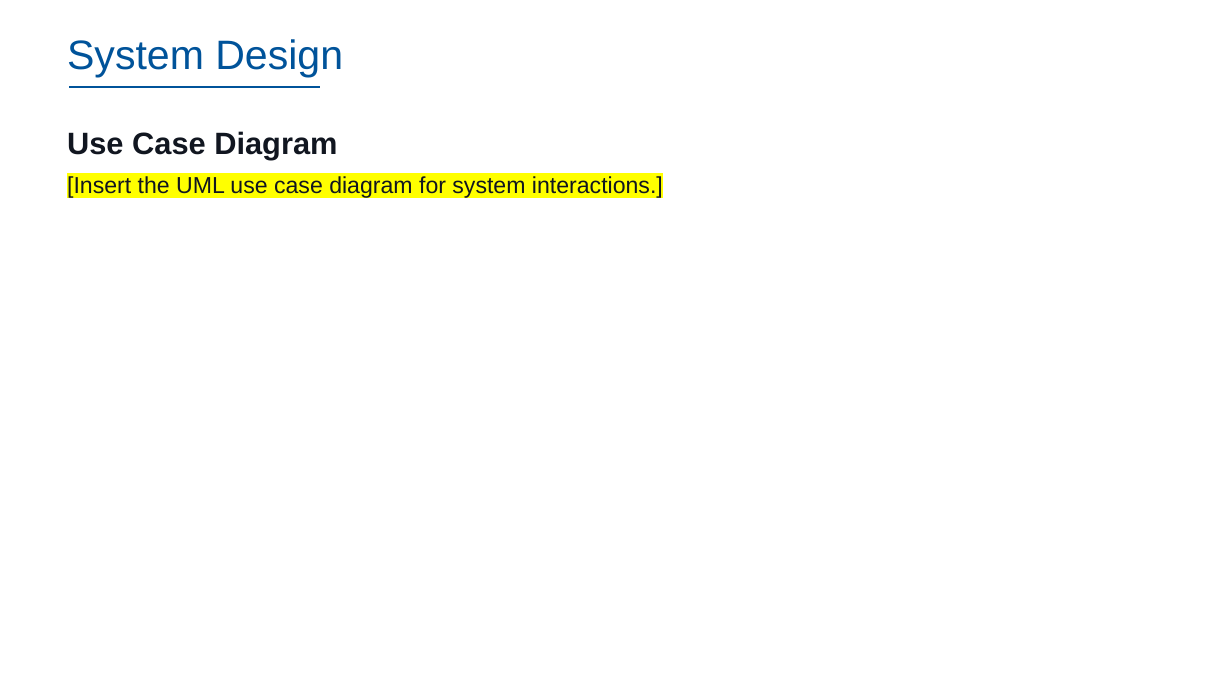
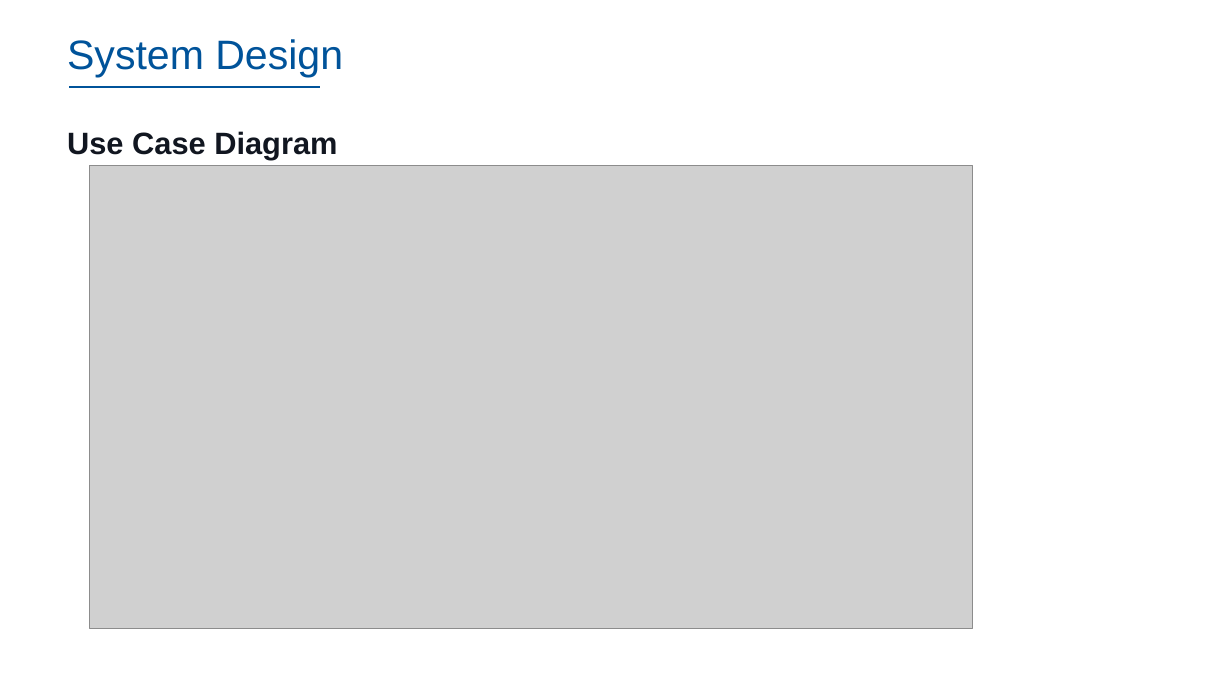
Before and after one commit to dennislamcv1/IBMSA, a slide deck: slide 29 of Systems Analyst Capstone Project/Final SubmissionDL.pptx. Drawn at 1232x693 pixels with LibreOffice and Linux fonts; fonts in the diff are those of the drawing; grey boxes stand for pictures; background and template pictures are left out. Boxes give left, top, right and bottom in pixels: in the first picture for what was removed or moved away, otherwise in the second. Text is boxed around its words. In the diff, an @@ line names an element or a change of style, - is before the commit and + after.

```diff
--- a/Systems Analyst Capstone Project/Final SubmissionDL.pptx
+++ b/Systems Analyst Capstone Project/Final SubmissionDL.pptx
@@ text at box(67, 176, 663, 199): paragraph removed @@
-[Insert the UML use case diagram for system interactions.]
@@ picture added at box(90, 165, 973, 628) @@
```
Also in this commit, not shown: 8 other slides changed.
